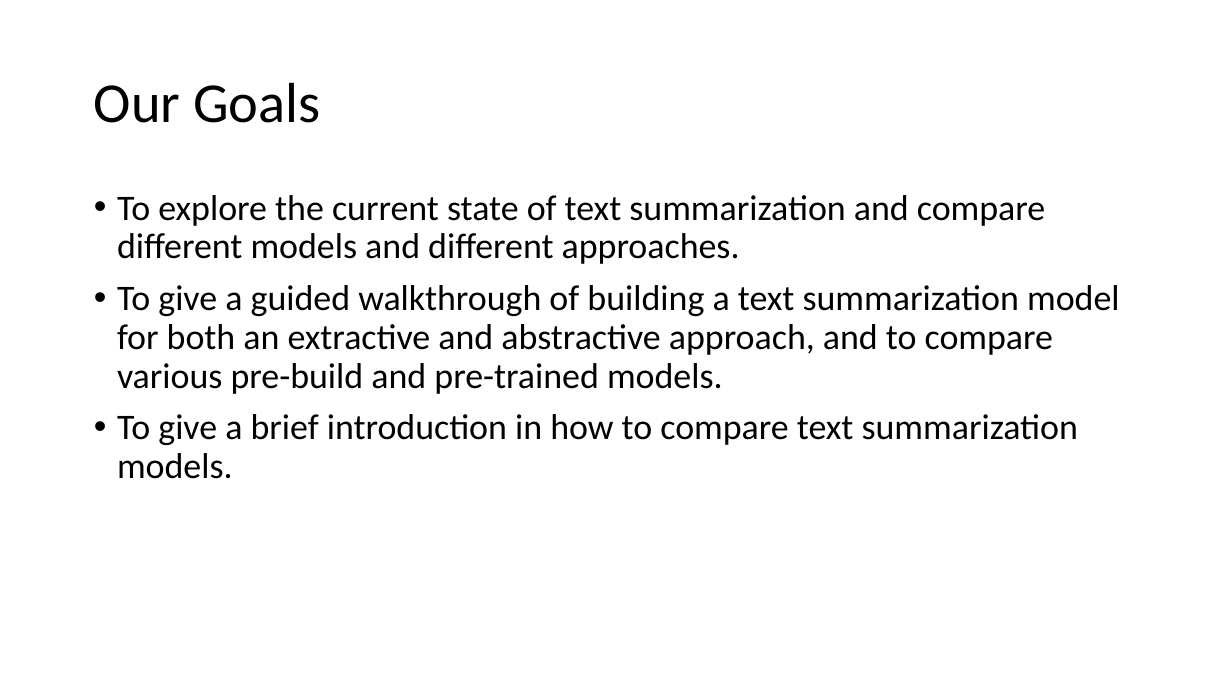
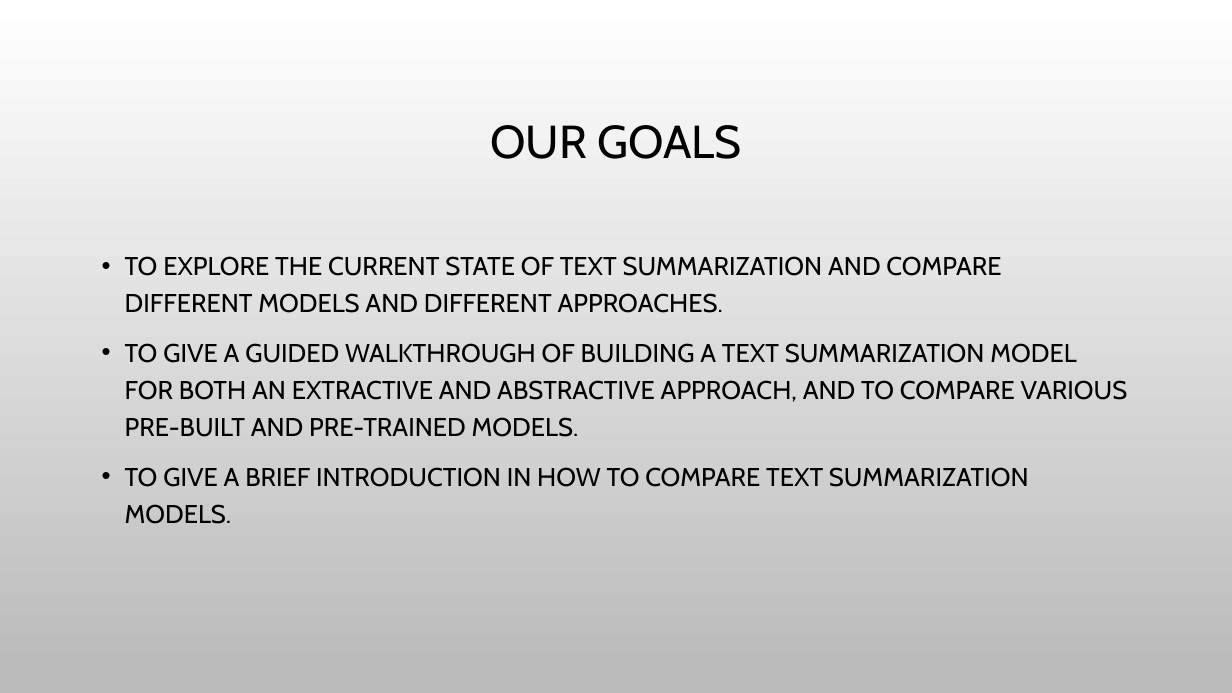
Before and after one commit to rotznmu/movie_summarization_capstone, a slide deck: slide 3 of Text Summarization.pptx (slide 4 before the commit). Drawn at 1232x693 pixels with LibreOffice and Linux fonts; fonts in the diff are those of the drawing; background and template pictures are left out. Boxes give left, top, right and bottom in pixels: in the first picture for what was removed or moved away, otherwise in the second. Text is boxed around its words. In the diff, an @@ line names an element or a change of style, - is before the commit and + after.

```diff
--- a/Text Summarization.pptx
+++ b/Text Summarization.pptx
@@ background #FFFFFF to picture (left out) @@
@@ title at bbox=[490, 125, 742, 159]: text changed; size 44 to 36 pt; font Calibri to Cabin @@
-Our Goals
+OUR GOALS
@@ text at bbox=[125, 256, 1128, 524]: text changed; size 28 to 20 pt; font Calibri to Cabin @@
-• To explore the current state of text summarization and compare different models and different approaches.
-• To give a guided walkthrough of building a text summarization model for both an extractive and abstractive approach, and to compare various pre-build and pre-trained models.
-• To give a brief introduction in how to compare text summarization models.
+• TO EXPLORE THE CURRENT STATE OF TEXT SUMMARIZATION AND COMPARE DIFFERENT MODELS AND DIFFERENT APPROACHES.
+• TO GIVE A GUIDED WALKTHROUGH OF BUILDING A TEXT SUMMARIZATION MODEL FOR BOTH AN EXTRACTIVE AND ABSTRACTIVE APPROACH, AND TO COMPARE VARIOUS PRE-BUILT AND PRE-TRAINED MODELS.
+• TO GIVE A BRIEF INTRODUCTION IN HOW TO COMPARE TEXT SUMMARIZATION MODELS.
```
Also in this commit, not shown: 8 other slides changed, 10 slides added, 10 slides removed, 1 other file.
